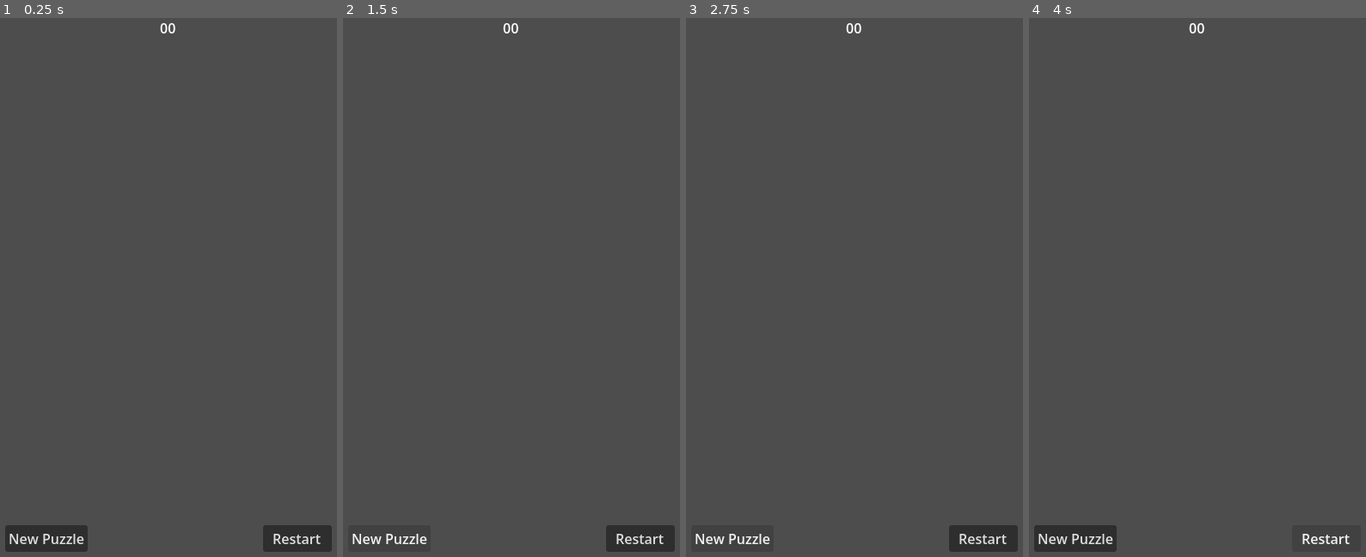
Above: before the commit, frames 1-4 (left to right).
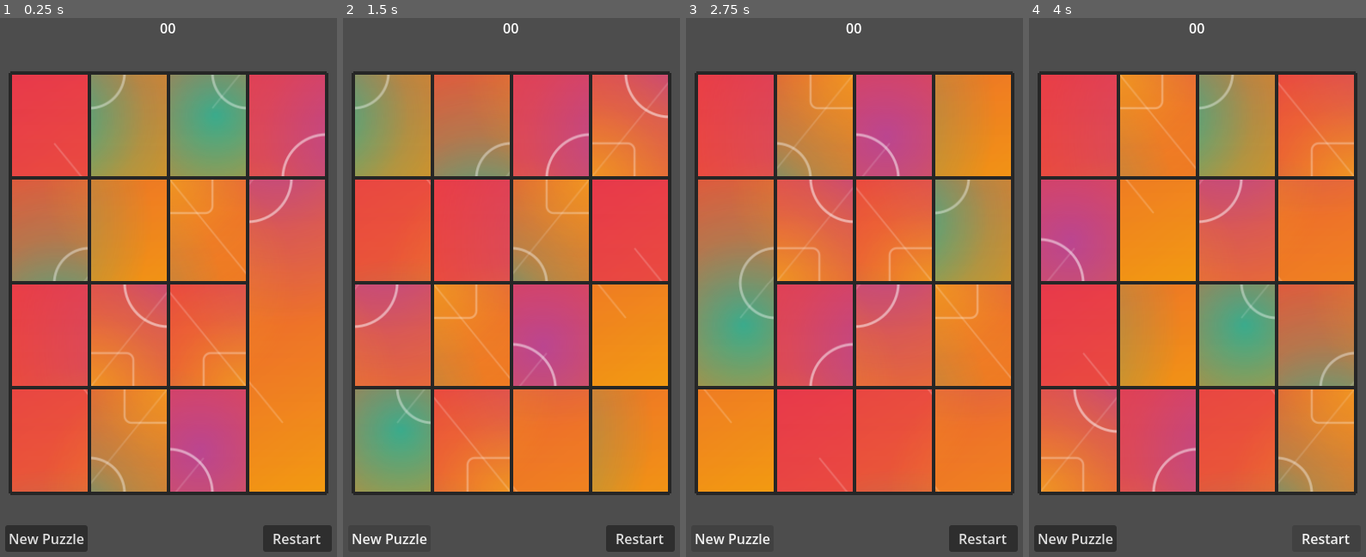
Above: after the commit, the same moments.

Repository: Gare22/Picture-Stitch-Puzzle
Game: Godot game, scene res://puzzle_game.tscn
The game is run twice, just before and just after one commit, with the same random seed, the same clock (stepped at 60 frames per second) and the same inputs.
Inputs:
- Up to frame 1 (0.25 s): no input
- Up to frame 2 (1.5 s): click "Restart" at 0.5 s; click "New Puzzle" at 1.25 s
- Up to frame 3 (2.75 s): click "New Puzzle" at 2 s
- Up to frame 4 (4 s): click "Restart" at 2.75 s; click "Restart" at 3.5 s

The runs differ from the first frame. In frame 1, 75% of the frame differs, in the area x 2-98%, y 9-89%; in frame 2, 75%; in frame 3, 75%; in frame 4, 75%.

Commit message:
Center drag preview on cursor and misc improvements
- Fix drag preview: offset TextureRect inside a wrapper Control
  so the piece visual centers on the mouse cursor while dragging
- Add PuzzlePiece class_name for type safety
- Add get_piece_label() helper with lazy resolution
- Filter drag previews out of get_children() via get_pieces()
- Fix GridContainer auto-sizing with get_minimum_size()
- Fix error message strings to say 'Picture Puzzle'

Diff:
--- a/board/puzzle_board.gd
+++ b/board/puzzle_board.gd
@@ -82,8 +82,8 @@
 
 			# Test-mode label
 			if test_mode:
-				piece.piece_label.visible = true
-				piece.piece_label.text = str(idx + 1)
+				piece.get_piece_label().visible = true
+				piece.get_piece_label().text = str(idx + 1)
 
 			pieces[idx] = piece
 
@@ -117,6 +117,10 @@
 		var piece = pieces[grid_indices[i]]
 		add_child(piece)
 
+	# Since our parent is a plain Node (not a Container), the GridContainer
+	# doesn't auto-size. Set its size to fit all children.
+	size = get_minimum_size()
+
 	update_borders()
 
 
@@ -127,12 +131,21 @@
 	return grid_indices[grid_pos]
 
 
+## Returns only PuzzlePiece children (filters out drag previews, etc.)
+func get_pieces() -> Array:
+	var result: Array = []
+	for child in get_children():
+		if child is PuzzlePiece:
+			result.append(child)
+	return result
+
+
 ## Re-evaluates which borders should be drawn for every piece.
 ## A border is hidden only when a piece's correctly-adjacent neighbor is beside it.
 func update_borders() -> void:
-	var all_pieces = get_children()
+	var all_pieces = get_pieces()
 	for i in range(all_pieces.size()):
-		var piece: Variant = all_pieces[i]
+		var piece = all_pieces[i]
 		var col = i % columns_count
 		var row = int(float(i) / columns_count)
 		var my_idx = get_correct_index(i)
@@ -172,7 +185,7 @@
 ## Swap two pieces: exchange their textures and grid_indices, then re-evaluate borders.
 func swap_pieces(piece_a, piece_b) -> void:
 	# Find grid positions of both pieces
-	var pieces = get_children()
+	var pieces = get_pieces()
 	var pos_a = -1
 	var pos_b = -1
 	for i in range(pieces.size()):
@@ -196,9 +209,9 @@
 
 	# Also swap test-mode labels if visible
 	if test_mode:
-		var temp_label = piece_a.piece_label.text
-		piece_a.piece_label.text = piece_b.piece_label.text
-		piece_b.piece_label.text = temp_label
+		var temp_label = piece_a.get_piece_label().text
+		piece_a.get_piece_label().text = piece_b.get_piece_label().text
+		piece_b.get_piece_label().text = temp_label
 
 	update_borders()
 	check_win()
--- a/piece/puzzle_piece.gd
+++ b/piece/puzzle_piece.gd
@@ -1,3 +1,4 @@
+class_name PuzzlePiece
 extends TextureRect
 
 ## Stores the grid position this piece SHOULD be at when the puzzle is solved.
@@ -13,6 +14,13 @@
 
 ## Reference to the label shown in test mode.
 @onready var piece_label: Label = $PieceLabel
+
+
+## Returns the piece label, resolving it lazily if @onready hasn't fired yet.
+func get_piece_label() -> Label:
+	if piece_label == null:
+		piece_label = $PieceLabel
+	return piece_label
 
 
 ## Update border flags and trigger a redraw.
@@ -43,17 +51,22 @@
 	# Hide the original piece while dragging
 	modulate = Color(1.0, 1.0, 1.0, 0.3)
 
-	# Create a full-opacity preview that looks exactly like the piece
+	# Godot positions the drag preview's top-left at the mouse cursor
+	# and overrides its position every frame. To visually center the
+	# piece on the cursor, we offset the TextureRect *inside* a wrapper.
+	var wrapper = Control.new()
+	wrapper.mouse_filter = Control.MOUSE_FILTER_IGNORE
+
 	var preview = TextureRect.new()
 	preview.texture = texture
 	preview.expand_mode = EXPAND_IGNORE_SIZE
 	preview.stretch_mode = STRETCH_KEEP_ASPECT_CENTERED
 	preview.size = size
+	preview.position = -size * 0.5   # center within wrapper → center on cursor
 	preview.modulate = Color(1.0, 1.0, 1.0, 1.0)
 
-	# Offset the preview so the cursor is at the center of the piece
-	preview.position = -size * 0.5
-	set_drag_preview(preview)
+	wrapper.add_child(preview)
+	set_drag_preview(wrapper)
 
 	return self
 
--- a/puzzle_game.gd
+++ b/puzzle_game.gd
@@ -20,13 +20,13 @@
 func _ready() -> void:
 	var image = load(SOURCE_IMAGE_PATH) as Texture2D
 	if image == null:
-		push_error("Slide Puzzle: Could not load source image at ", SOURCE_IMAGE_PATH)
+		push_error("Picture Puzzle: Could not load source image at ", SOURCE_IMAGE_PATH)
 		return
 
 	# Locate the PuzzleBoard — it's a direct child
 	var board = $PuzzleBoard
 	if board == null:
-		push_error("Slide Puzzle: PuzzleBoard node not found")
+		push_error("Picture Puzzle: PuzzleBoard node not found")
 		return
 
 	# Set to true to show numbered labels on each piece (for debugging)
--- a/puzzle_game.tscn
+++ b/puzzle_game.tscn
@@ -1,24 +1,24 @@
-[gd_scene format=3]
+[gd_scene format=3 uid="uid://bw63grendnsql"]
 
-[ext_resource type="Script" path="res://puzzle_game.gd" id="1_fbgxn"]
+[ext_resource type="Script" uid="uid://dyqsfrnxmwjsu" path="res://puzzle_game.gd" id="1_fbgxn"]
 [ext_resource type="PackedScene" path="res://board/puzzle_board.tscn" id="2_i3a0x"]
 
-[node name="PuzzleGame" type="Node"]
+[node name="PuzzleGame" type="Node" unique_id=1092117998]
+script = ExtResource("1_fbgxn")
 
-[node name="PuzzleBoard" parent="." instance=ExtResource("2_i3a0x")]
+[node name="PuzzleBoard" parent="." unique_id=1425944829 instance=ExtResource("2_i3a0x")]
 theme_override_constants/h_separation = 0
 theme_override_constants/v_separation = 0
 
-[node name="TimerLabel" type="Label" parent="."]
+[node name="TimerLabel" type="Label" parent="." unique_id=422968927]
 custom_minimum_size = Vector2(400, 30)
-offset_left = 0.0
 offset_top = 10.0
 offset_right = 400.0
 offset_bottom = 40.0
 text = "00"
 horizontal_alignment = 1
 
-[node name="MenuButton" type="Button" parent="."]
+[node name="MenuButton" type="Button" parent="." unique_id=1874506301]
 custom_minimum_size = Vector2(80, 30)
 offset_left = 10.0
 offset_top = 600.0
@@ -26,7 +26,7 @@
 offset_bottom = 630.0
 text = "New Puzzle"
 
-[node name="RestartButton" type="Button" parent="."]
+[node name="RestartButton" type="Button" parent="." unique_id=1069824365]
 custom_minimum_size = Vector2(80, 30)
 offset_left = 310.0
 offset_top = 600.0
@@ -34,10 +34,9 @@
 offset_bottom = 630.0
 text = "Restart"
 
-[node name="WinMessage" type="Label" parent="."]
+[node name="WinMessage" type="Label" parent="." unique_id=337760106]
 visible = false
 custom_minimum_size = Vector2(400, 40)
-offset_left = 0.0
 offset_top = 280.0
 offset_right = 400.0
 offset_bottom = 320.0
@@ -45,7 +44,7 @@
 horizontal_alignment = 1
 vertical_alignment = 1
 
-[node name="WinButton" type="Button" parent="."]
+[node name="WinButton" type="Button" parent="." unique_id=1127578031]
 visible = false
 custom_minimum_size = Vector2(200, 50)
 offset_left = 100.0
